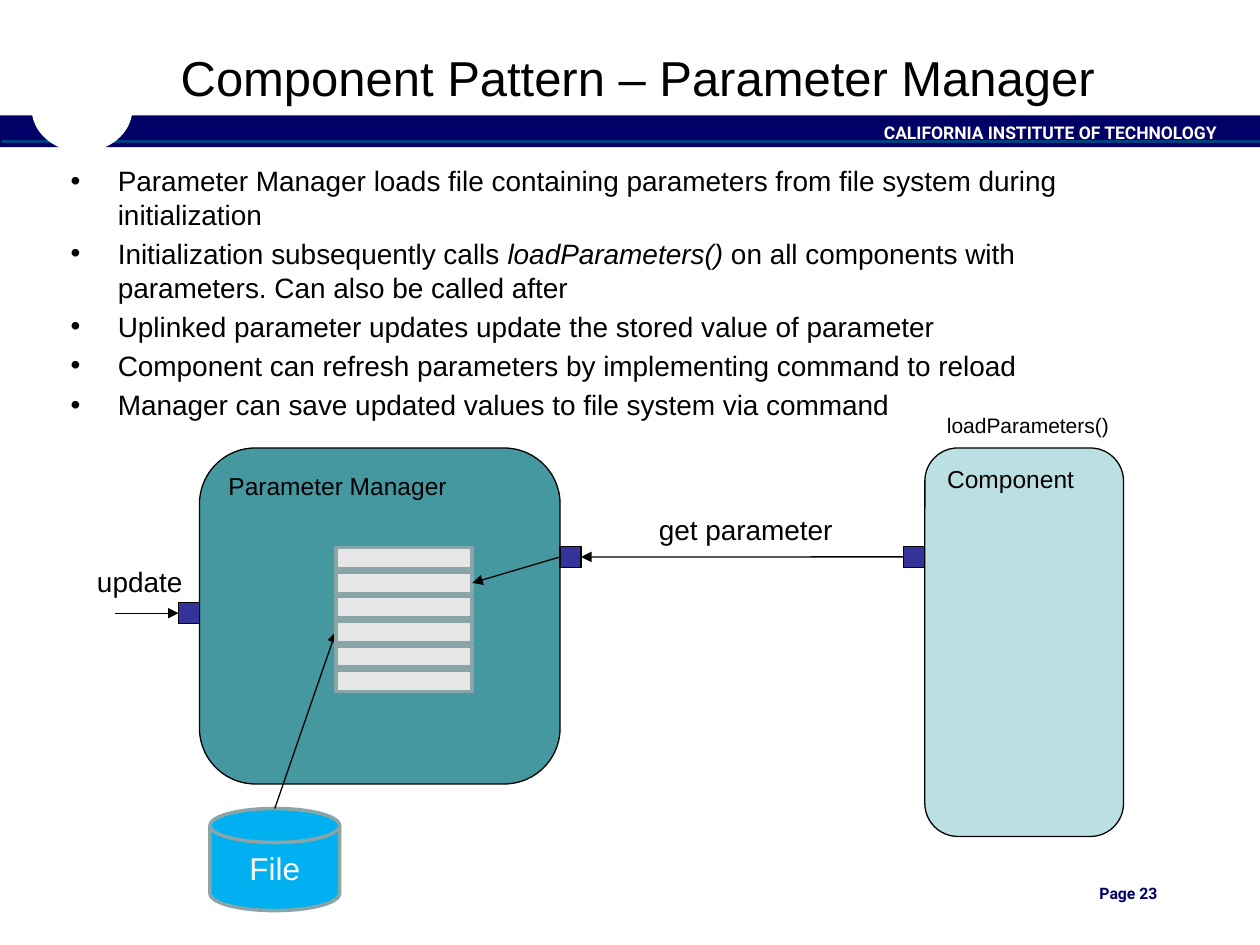
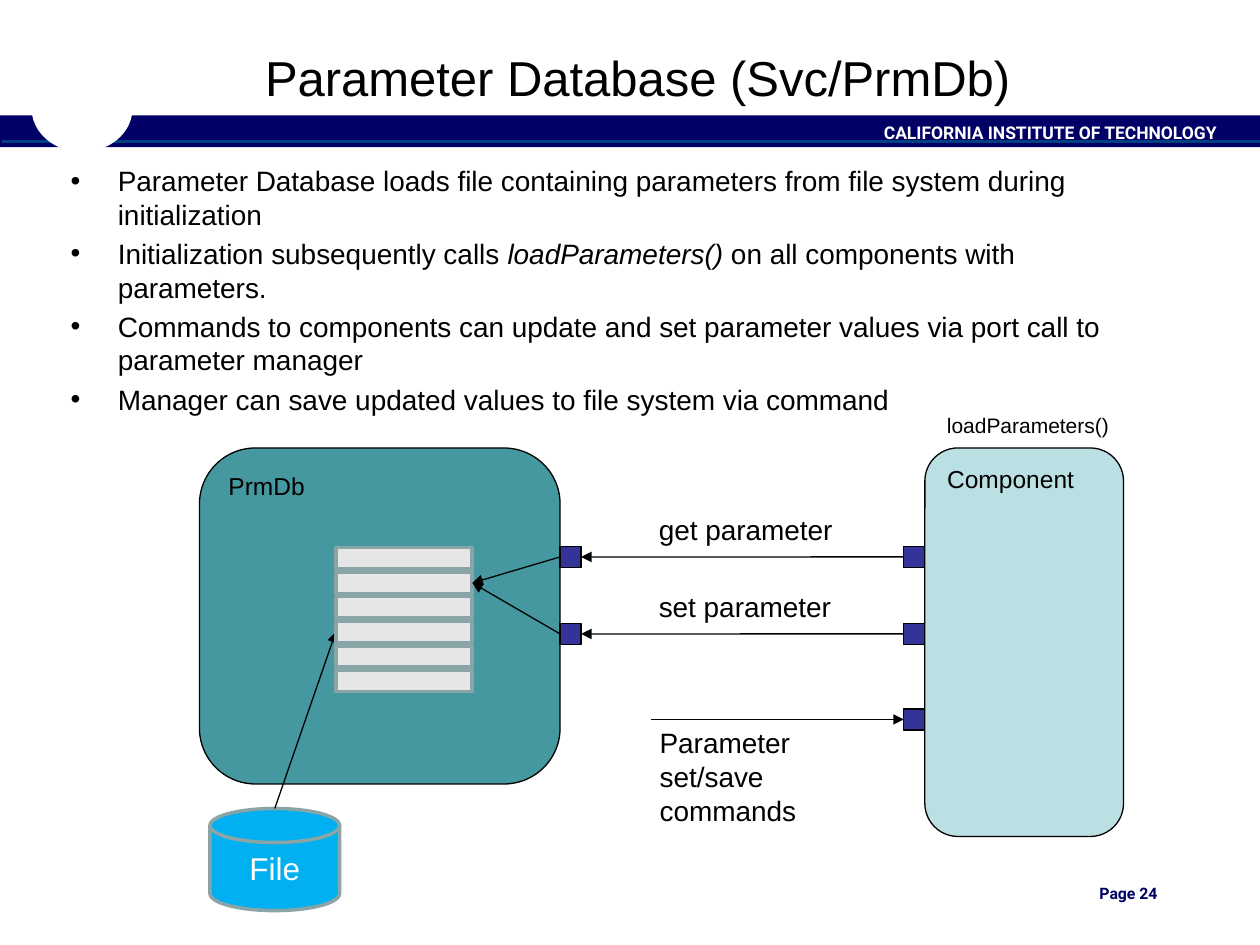
Before and after one commit to christianjeromeilustre/fprime-control, a slide deck: slide 24 of docs/Architecture/FPrimeSoftwareArchitecture.pptx (slide 23 before the commit). Drawn at 1260x945 pixels with LibreOffice and Linux fonts; fonts in the diff are those of the drawing; background and template pictures are left out. Boxes give left, top, right and bottom in pixels: in the first picture for what was removed or moved away, otherwise in the second. Text is boxed around its words. In the diff, an @@ line names an element or a change of style, - is before the commit and + after.

```diff
--- a/docs/Architecture/FPrimeSoftwareArchitecture.pptx
+++ b/docs/Architecture/FPrimeSoftwareArchitecture.pptx
@@ title at [265, 60, 1010, 106]: text changed @@
-Component Pattern – Parameter Manager
+Parameter Database (Svc/PrmDb)
@@ text at [118, 170, 1099, 376]: text changed @@
-• Parameter Manager loads file containing parameters from file system during initialization
-• Initialization subsequently calls loadParameters() on all components with parameters. Can also be called after
-• Uplinked parameter updates update the stored value of parameter
-• Component can refresh parameters by implementing command to reload
+• Parameter Database loads file containing parameters from file system during initialization
+• Initialization subsequently calls loadParameters() on all components with parameters.
+• Commands to components can update and set parameter values via port call to parameter manager
@@ text in rounded rectangle at [228, 477, 304, 495]: text changed @@
-Parameter Manager
+PrmDb
@@ text removed at [97, 571, 182, 597] @@
-update
@@ arrow added from (561, 634) to (472, 583), #000000 0.75 pt @@
@@ text added at [659, 599, 831, 622], 16 pt, text #000000 @@
+set parameter
@@ arrow removed from (116, 614) to (179, 614) @@
@@ rectangle added at [561, 624, 582, 645], fill #333399, outline #000000 0.75 pt @@
@@ rectangle: place and size @@
-rectangle at [179, 602, 200, 624]
+rectangle at [903, 624, 925, 645]
@@ arrow added from (903, 634) to (581, 634), #000000 0.75 pt @@
@@ arrow added from (651, 719) to (903, 719), #000000 0.75 pt @@
@@ rectangle added at [903, 709, 925, 731], fill #333399, outline #000000 0.75 pt @@
@@ text added at [660, 733, 797, 822], 16 pt, text #000000 @@
+Parameter set/save commands
@@ page number at [1099, 887, 1157, 903]: text changed @@
-Page 23
+Page 24
@@ page number at [931, 901, 1193, 931]: text changed @@
-23
+24
```
Also in this commit, not shown: 20 other slides changed, 7 slides added.
